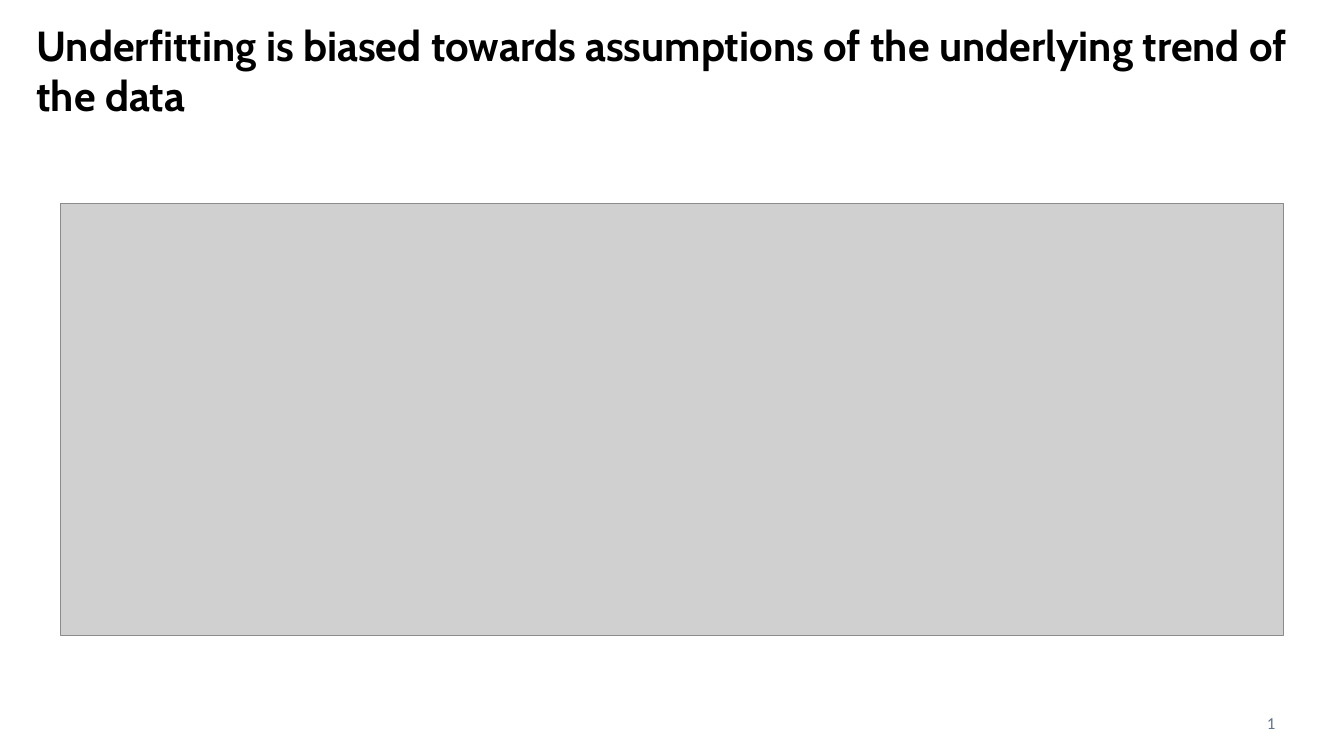
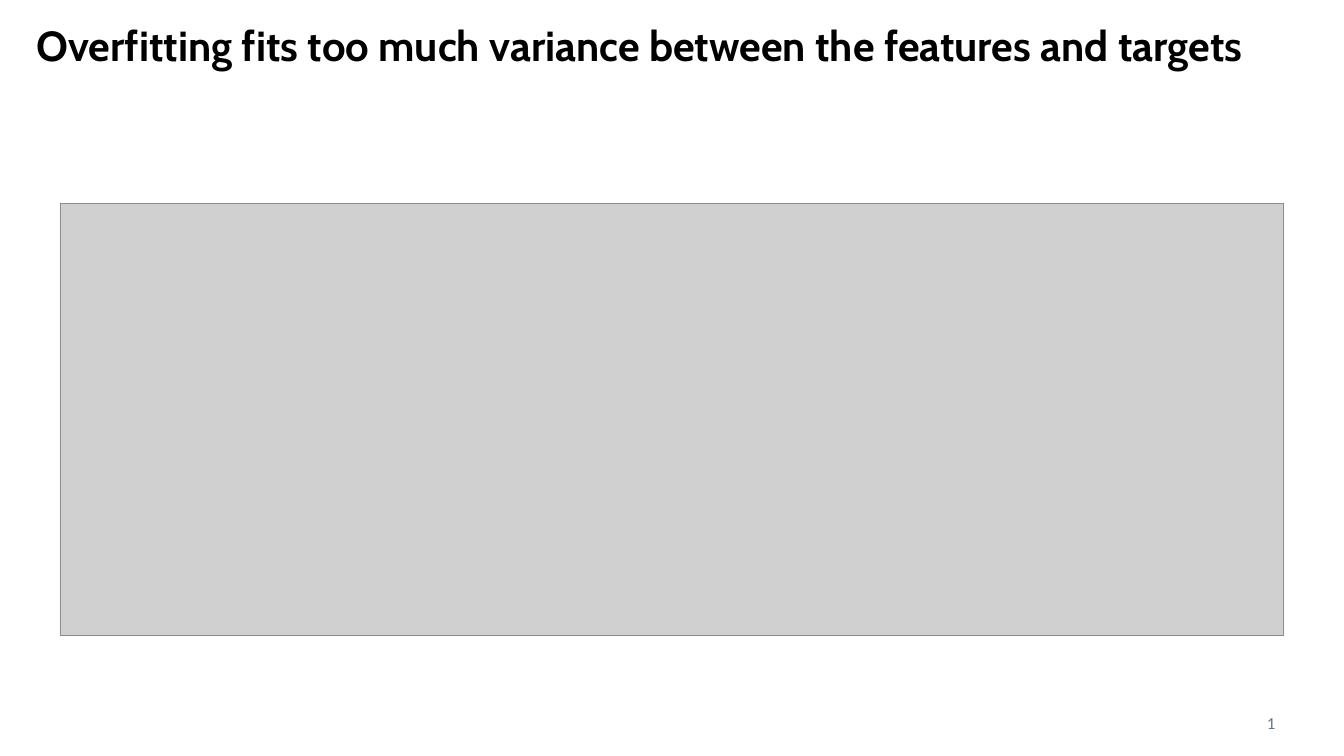
Before and after one commit to CompOmics/ML_AI_Analytical_Chemistry_Course, a slide deck: slide 3 of 03_Evaluation/slides/3_1_regularization.pptx. Drawn at 1344x756 pixels with LibreOffice and Linux fonts; fonts in the diff are those of the drawing; grey boxes stand for pictures. Boxes give left, top, right and bottom in pixels: in the first picture for what was removed or moved away, otherwise in the second. Text is boxed around its words. In the diff, an @@ line names an element or a change of style, - is before the commit and + after.

```diff
--- a/03_Evaluation/slides/3_1_regularization.pptx
+++ b/03_Evaluation/slides/3_1_regularization.pptx
@@ text at (36, 29, 1242, 71): text changed @@
-Underfitting is biased towards assumptions of the underlying trend of the data
+Overfitting fits too much variance between the features and targets
```
Also in this commit, not shown: 7 other slides changed.
